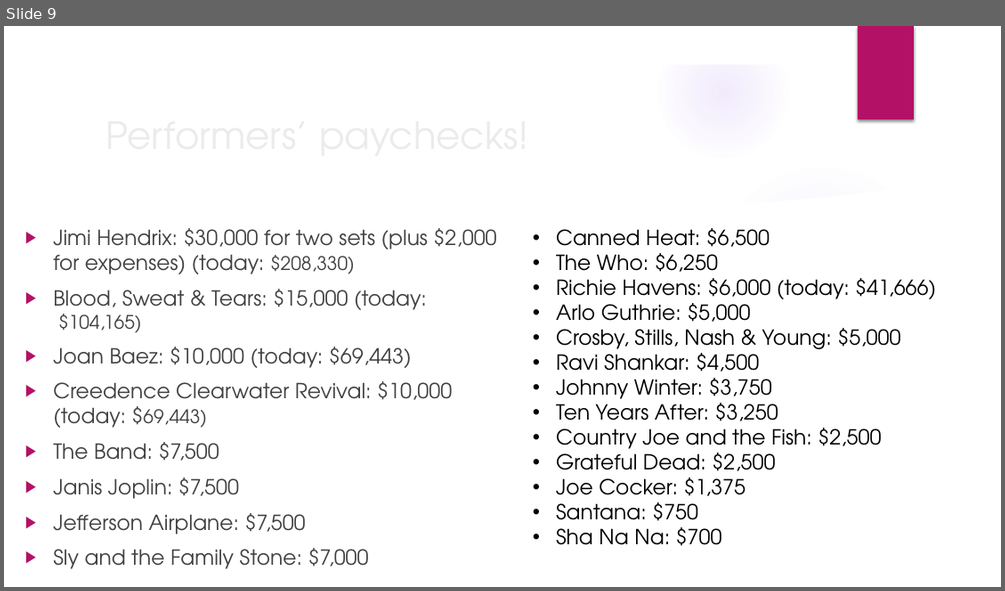
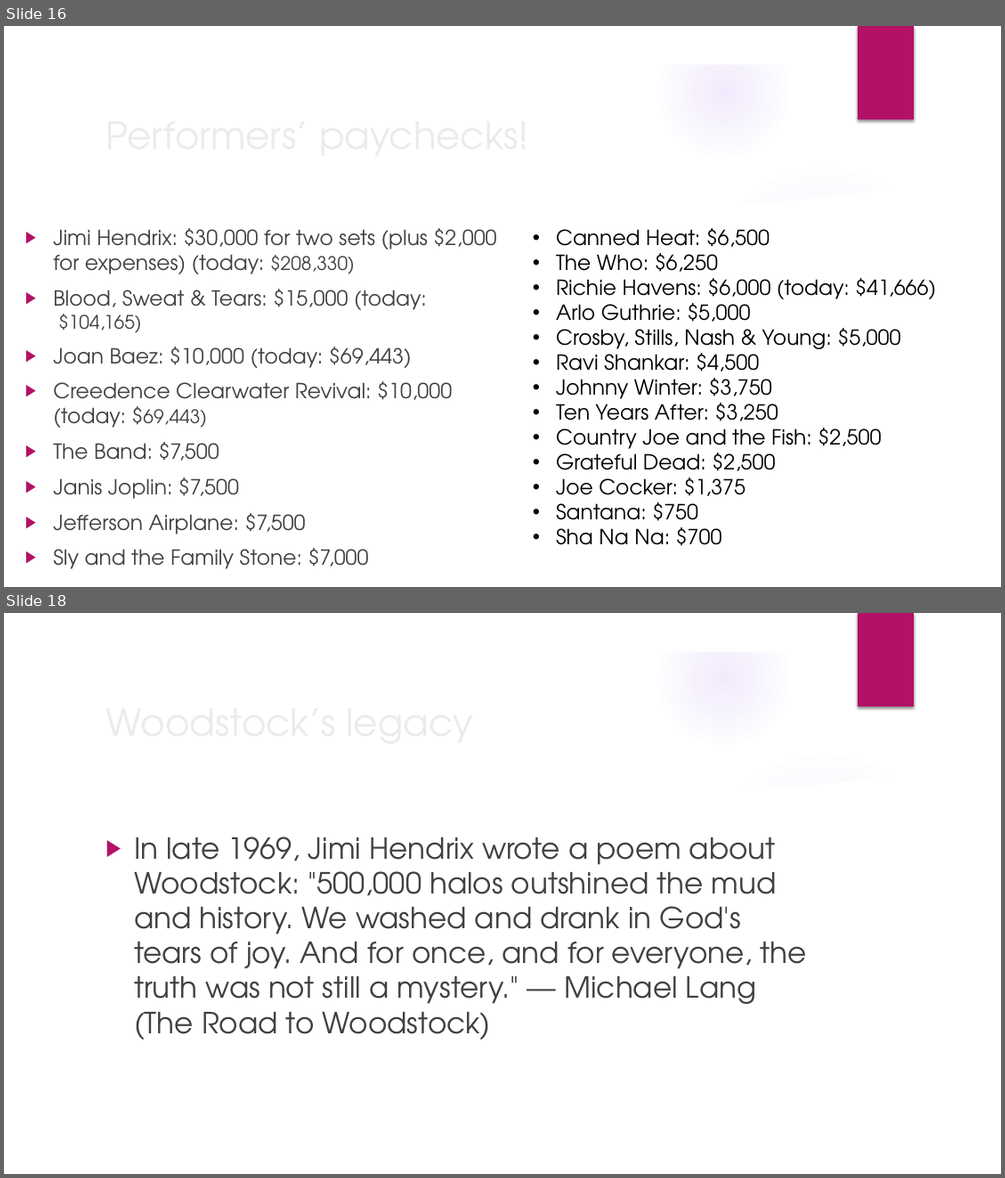
Before and after one commit to mrbaker1917/website, a slide deck: ASMU432/ppts/The late 1960s.pptx. Shown one above the other, each under a label of ours: slide 9 before the commit, slides 16 and 18 after it; the slides between them are not shown. The pictures are 1005x591 and 1005x1178 pixels, drawn with LibreOffice and Linux fonts; fonts in the diff are those of the drawing; background and template pictures are left out. Boxes give left, top, right and bottom in pixels: in the first picture for what was removed or moved away, otherwise in the second. Text is boxed around its words. In the diff, an @@ line names an element or a change of style, - is before the commit and + after.

```diff
--- a/ASMU432/ppts/The late 1960s.pptx
+++ b/ASMU432/ppts/The late 1960s.pptx
@@ slide 18 added at [4,613,1001,1174], background picture (left out); not listed: 9 template elements that a slide beside it also shows @@
@@ title added at [98,692,815,750], 36 pt, text #EBEBEB @@
+Woodstock’s legacy
@@ text added at [134,836,807,1039], 28 pt, text #404040 @@
+▶ In late 1969, Jimi Hendrix wrote a poem about Woodstock: "500,000 halos outshined the mud and history. We washed and drank in God's tears of joy. And for once, and for everyone, the truth was not still a mystery." — Michael Lang (The Road to Woodstock)
@@ what was slide 9 is now slide 16 @@
```
Also in this commit, not shown: 2 slides changed, 8 other slides added, 5 other files.
